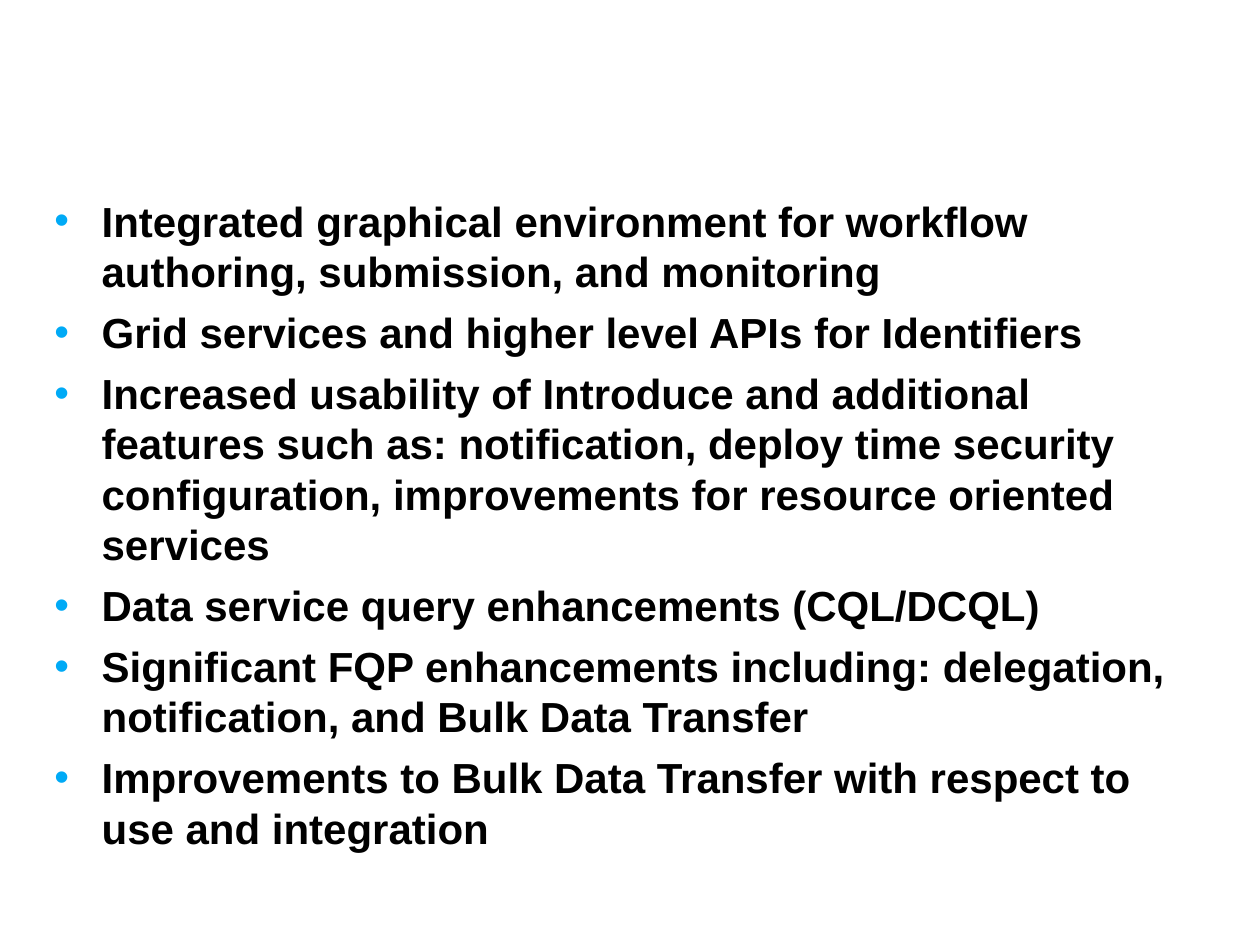
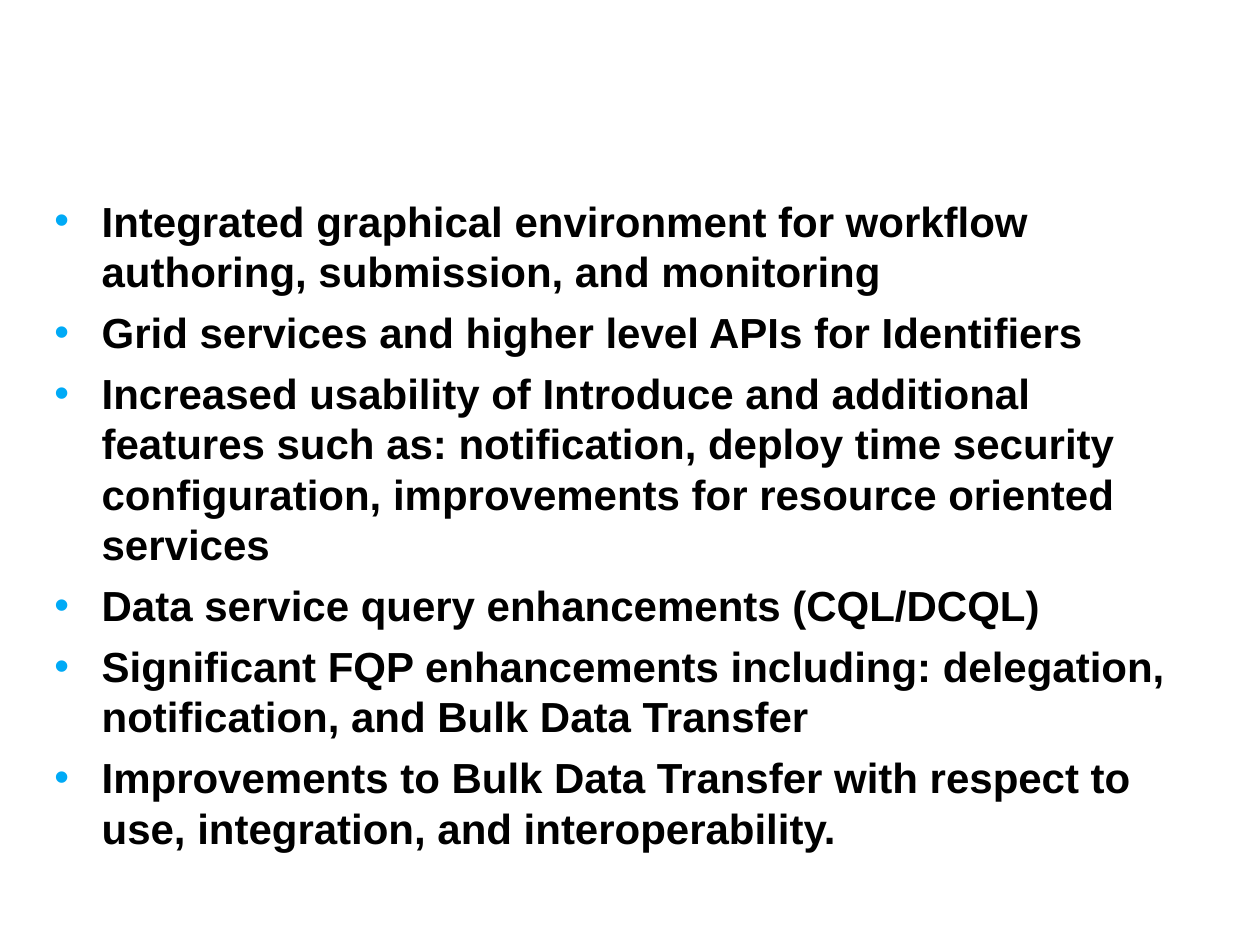
Before and after one commit to NCIP/cagrid-docs, a slide deck: slide 5 of presentations/200708_VCDE_ARCH/20070807_Day2_caGrid-2.0_Plans.ppt. Drawn at 1260x945 pixels with LibreOffice and Linux fonts; fonts in the diff are those of the drawing; background and template pictures are left out. Boxes give left, top, right and bottom in pixels: in the first picture for what was removed or moved away, otherwise in the second. Text is boxed around its words. In the diff, an @@ line names an element or a change of style, - is before the commit and + after.

```diff
--- a/presentations/200708_VCDE_ARCH/20070807_Day2_caGrid-2.0_Plans.ppt
+++ b/presentations/200708_VCDE_ARCH/20070807_Day2_caGrid-2.0_Plans.ppt
@@ text at [102, 762, 1131, 852]: text changed @@
-• Improvements to Bulk Data Transfer with respect to use and integration
+• Improvements to Bulk Data Transfer with respect to use, integration, and interoperability.
```
